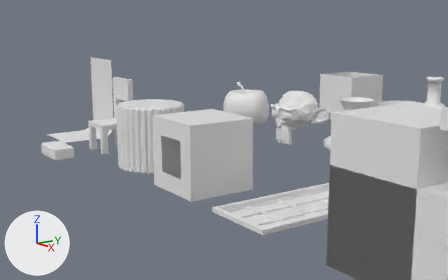
Two versions of the Blender file Assignment 2/Assignment 2.blend, one commit apart.
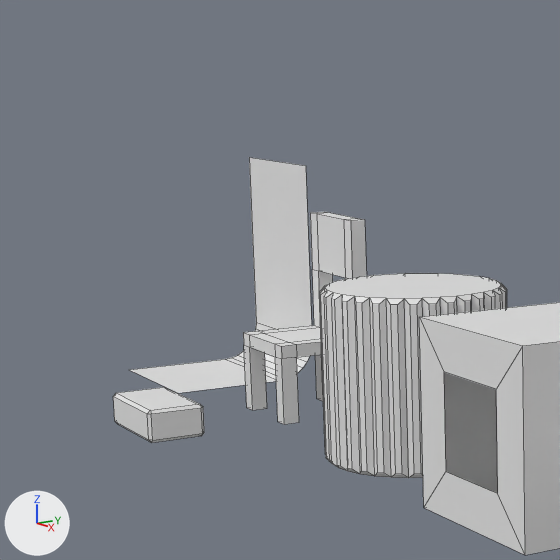
There are two pictures of each version: one from a 50 mm lens placed at (35.2, 8.92, 4.81), pointed at (12.91, 24.33, -0.76), one close up on the part from 0% to 45% of the width and 0% to 73% of the height. The lights are fixed; the arrows at lower left show +X, +Y and +Z. The close-ups show mesh edges as thin lines.
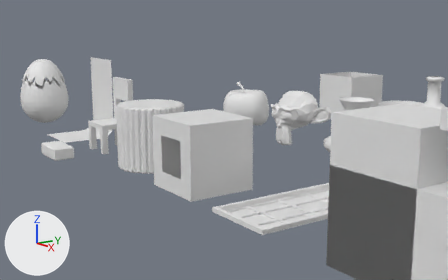
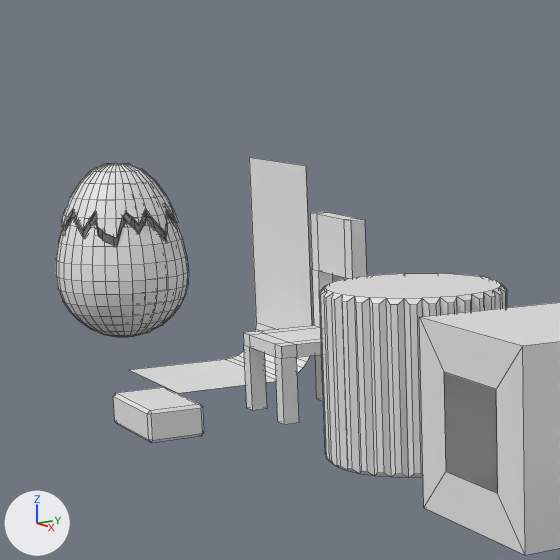
Commit message: Added öppnat ägg

What changed in the scene script:
```text
Add me_sphere_003:
    me_sphere_003.from_pydata(...)  # 1244 vertices, 1286 faces; spans x -1.04..1.04, y -1.04..1.04, z -1.04..1.78
Add ob_sphere_003:
    ob_sphere_003 = bpy.data.objects.new('Sphere.003', me_sphere_003)
    ob_sphere_003.location = (8.0, 18.0, 1.0)
```

Changed parts and their boxes (x1, y1, x2, y2) in the close-ups (560 x 560 px):
'Sphere.003', added
    after: (56, 163, 189, 337)
